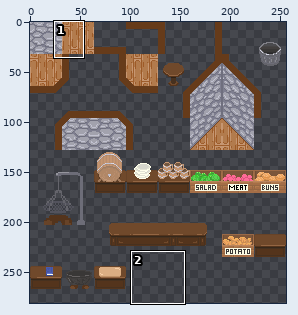
Sprite sheet: SoftwareProjekt2024/Content/Map/atlas.PNG. Above, an overview of the earlier version with the close-up marked.
Close-up. Before the edit:
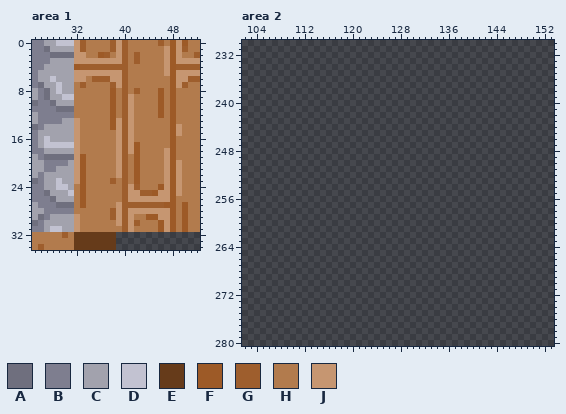
The file is 256x288 pixels. Colours within 5 levels of each other are drawn and written as one. Shown: area 1: x 25..52, y 0..34; area 2: x 102..153, y 230..280. The old version is drawn lined up with the new one, on the new canvas. The wide view leaves out empty margins.
Palette (. is transparent): A #6f6f7e  B #7e7e8f  C #a2a2ad  D #c2c2d1  E #663b1a  F #9d5a27  G #9e5e2d  H #b27b4d  J #c69671
Pixels before, area 1, first column x 25:
 0 BBCCDDDJGHHHHGJGHHHHHGHFJFHH
 1 BBACCCCJGHHHHGJGHHHHHHJFJGHH
 2 BBBAAAAJJHHFGHJGHGHHHHJFJHHG
 3 BBBCCCCJJJJJJJJGHGHHHHJFJJJJ
 4 BBCCCCCFGGGGGGGGHHHHHHJFGGGG
 5 BCCCCCCJJJJJJJJGHHHHHHJFJJJJ
 6 BCCDCCCJJHGGGJJGHHHHHHHFJJGG
 7 BACCDCCHGHHHHGJGHHHHHHHFJGHH
 8 CBACDCCHHHHHHFHGHGHHHFHFHHHH
 9 CBACCDDHHHHHHFHGJHHHHFHFHHHH
10 ABBACCCHHHHHHFHGJHHHHFHFHHHH
11 BBBBAAAHHHHHHFHGJHHHHFHFHHHH
12 CBBBBBBHHHHHHFHGJHHHHFHFHHHH
13 CBBBBCCJHHHHHFJGJHHHHHHFHHHH
14 ABCCCCCJHHHHHFJGJHHHHHHFJHHH
15 BCCCCCCJHHHHHHJGJHHHHHHFJHHH
16 BCDCCCCJHHHHHHJGJHHHHHHFHHHH
17 BCDDDDDJHHHHHHJGJFHHHHHFHHHH
18 BBCCCCCJHHHHHHJGJFHHHHJFHHHH
19 CBAAAAAJFHHHHHJGHFHHHHJFHHHH
20 CCBBBBCJFHHHHHJGHFHHHHJFJHHH
21 CCBBCCCJFHHHHHJGHFHHHHJFJHHH
22 CBCCCCCJFHHHHHJGHFHHHHJFJHHH
23 ABCCDCCJFHHHHGHGHFHHHHJFJHHH
24 BBCCDDCHFHHHHHHGJGHHHFJFJHHH
25 BBACCCDHFHHHHHHGJJGGFJJFJHHH
26 BBBACCCHFHHHHHHGJJJJJJJFHHHH
27 CBBBAAAHFHHHHHJGGGGGGGFFHFHH
28 CCBBBBBHHHHHHGJGJJJJJJJFHFHH
29 CABCCCCJHHHHHGJGJHHFFJJFHFHH
30 ABCCCCCJHHHHHHJGJGHHHFJFHFHH
31 BBCDDCCJHHHHHHHGJHHHHFJFHFHH
32 HHHHHGHEEEEEEE..............
33 HHHHHHHEEEEEEE..............
34 HGHHHHHEEEEEEE..............
Pixels before, area 2 (only the part around the change), first column x 102:
230 ....................................................
231 ....................................................
232 ....................................................
233 ....................................................
234 ....................................................
235 ....................................................
236 ....................................................
237 ....................................................
238 ....................................................
239 ....................................................
240 ....................................................
241 ....................................................
242 ....................................................
243 ....................................................
244 ....................................................
245 ....................................................
246 ....................................................
247 ....................................................
248 ....................................................
249 ....................................................
250 ....................................................
251 ....................................................
252 ....................................................
253 ....................................................
254 ....................................................
255 ....................................................
256 ....................................................
257 ....................................................
258 ....................................................
259 ....................................................
260 ....................................................
261 ....................................................
262 ....................................................
263 ....................................................
264 ....................................................
265 ....................................................
266 ....................................................
267 ....................................................
268 ....................................................
269 ....................................................
270 ....................................................
271 ....................................................
272 ....................................................
273 ....................................................
274 ....................................................
275 ....................................................
276 ....................................................
277 ....................................................
278 ....................................................
279 ....................................................
280 ....................................................
Once edited:
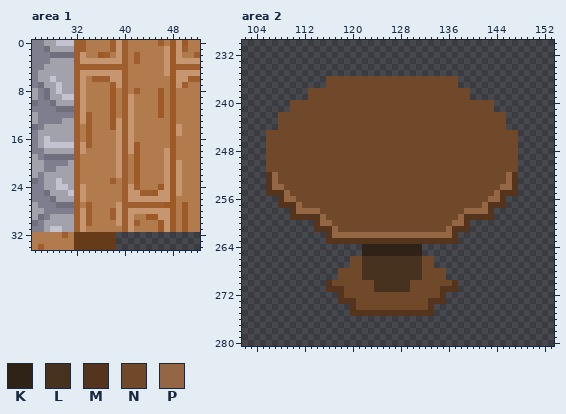
Colours new in this view: K #2f2217  L #47311f  M #54341c  N #70492b  P #946643
Change:
canvas 256x288 -> 256x320
Area 1:
Colour F becomes colour G in row 4 at x 32.
Colour H becomes colour G in rows 7 to 11 at x 32; in row 12 at x 32 and 34; in rows 13 to 17 at x 34; in rows 24 to 26 at x 32; in rows 27 to 28 at x 32 and 34; in rows 29 to 30 at x 34.
Colour J becomes colour G in rows 0 to 3 at x 32; in rows 5 to 6 at x 32; in rows 13 to 23 at x 32; in rows 29 to 31 at x 32.
Colour F becomes colour H in rows 19 to 23 at x 33; in row 27 at x 33.
Colour F becomes colour J in rows 24 to 26 at x 33.
Colour G becomes colour J in row 7 at x 33.
Colour H becomes colour J in rows 8 to 13 at x 33; in rows 17 to 18 at x 33; in rows 28 to 31 at x 33.
Area 2:
The author put colour K in rows 264 to 265 at x 122 to 131.
The author put colour L in rows 266 to 269 at x 122 to 131; in rows 270 to 271 at x 124 to 129.
The author put colour M in rows 252 to 254 at x 106 and 147; in row 255 at x 106 to 108 and 145 to 147; in row 256 at x 108 and 145; in row 257 at x 108 to 110 and 143 to 145; in row 258 at x 110 and 143; in row 259 at x 110 to 114 and 139 to 143.
The author put colour M in row 260 at x 114 and 139; in row 261 at x 114 to 116 and 137 to 139; in row 262 at x 116 and 137; in row 263 at x 116 to 137; in row 270 at x 116 and 137; in row 271 at x 116 to 118 and 135 to 137.
The author put colour M in row 272 at x 118 and 135; in row 273 at x 118 to 120 and 133 to 135; in row 274 at x 120 and 133; in row 275 at x 120 to 133.
The author put colour N in rows 236 to 237 at x 116 to 137; in rows 238 to 239 at x 113 to 139; in rows 240 to 241 at x 110 to 143; in rows 242 to 244 at x 108 to 145; in rows 245 to 251 at x 106 to 147; in rows 252 to 253 at x 108 to 145.
The author put colour N in row 254 at x 109 to 144; in row 255 at x 110 to 143; in row 256 at x 111 to 142; in row 257 at x 112 to 141; in row 258 at x 115 to 138; in row 259 at x 116 to 137.
The author put colour N in row 260 at x 117 to 136; in row 261 at x 118 to 135; in rows 266 to 267 at x 120 to 121 and 132 to 133; in rows 268 to 269 at x 118 to 121 and 132 to 135; in row 270 at x 117 to 123 and 130 to 136; in row 271 at x 119 to 123 and 130 to 134.
The author put colour N in row 272 at x 119 to 134; in rows 273 to 274 at x 121 to 132.
The author put colour P in rows 252 to 253 at x 107 and 146; in row 254 at x 107 to 108 and 145 to 146; in row 255 at x 109 and 144; in row 256 at x 109 to 110 and 143 to 144; in row 257 at x 111 and 142; in row 258 at x 111 to 114 and 139 to 142.
The author put colour P in row 259 at x 115 and 138; in row 260 at x 115 to 116 and 137 to 138; in row 261 at x 117 and 136; in row 262 at x 117 to 136.
